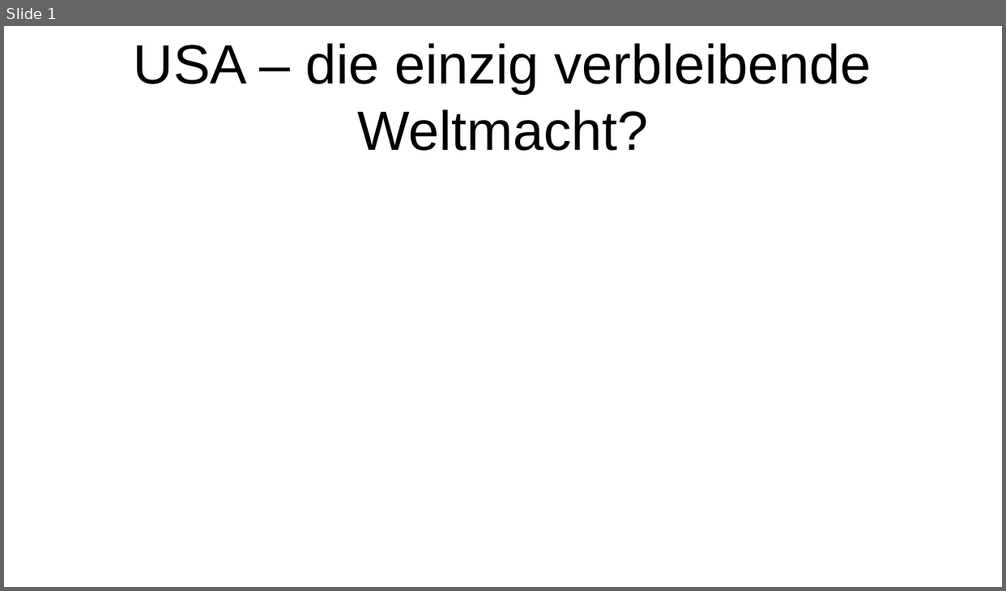
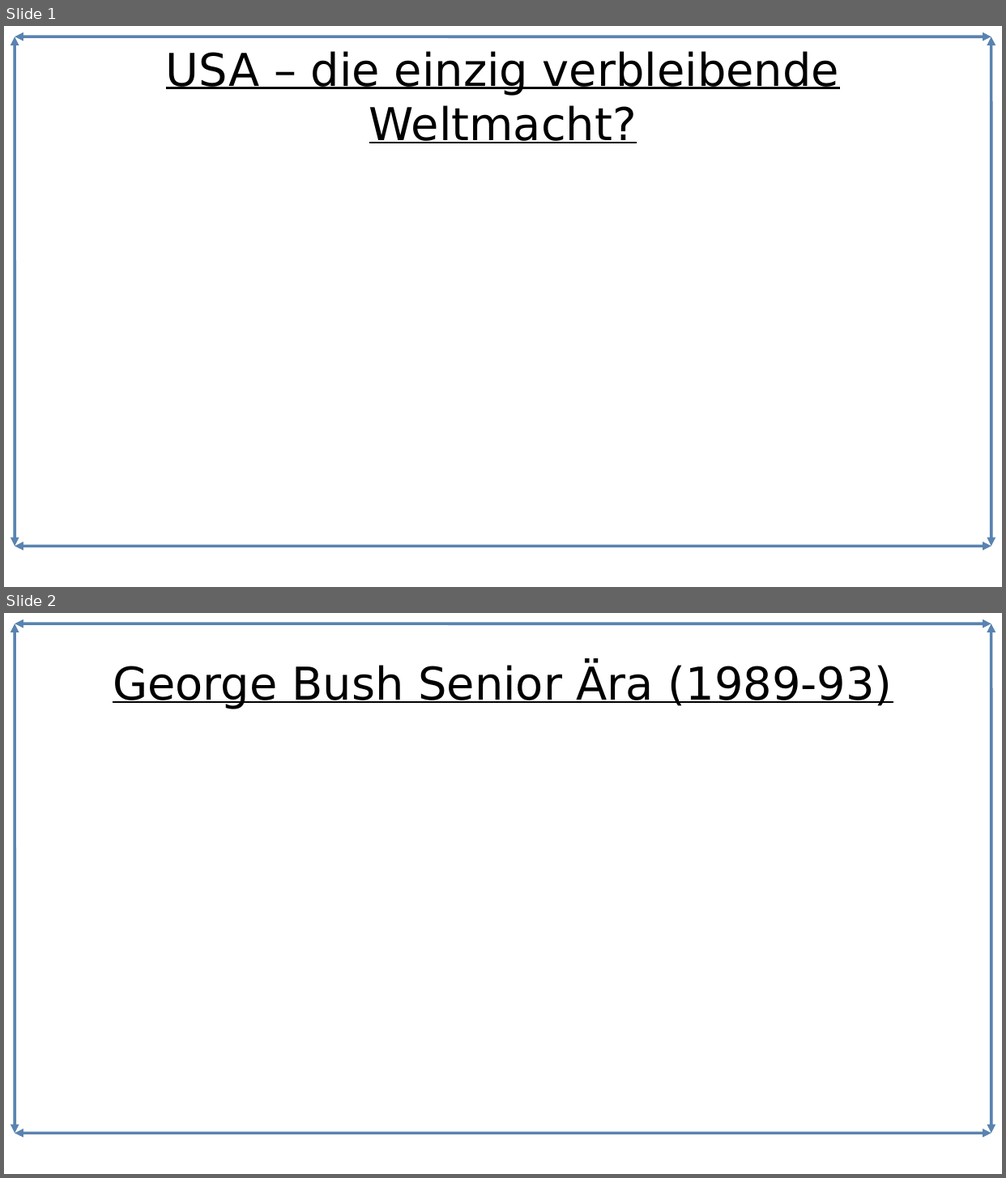
Before and after one commit to Lacrimus/Referat-Geschichte-USA-die-einzig-verbleibende-Weltmacht-, a slide deck: USA-die-einzig-verbleibende-Weltmacht.odp. Shown one above the other, each under a label of ours: slide 1 before the commit, slides 1 and 2 after it. The pictures are 1006x591 and 1006x1178 pixels, drawn with LibreOffice and Linux fonts; fonts in the diff are those of the drawing. Boxes give left, top, right and bottom in pixels: in the first picture for what was removed or moved away, otherwise in the second. Text is boxed around its words. In the diff, an @@ line names an element or a change of style, - is before the commit and + after.

```diff
--- a/USA-die-einzig-verbleibende-Weltmacht.odp
+++ b/USA-die-einzig-verbleibende-Weltmacht.odp
@@ slide 2 added at [4, 613, 1002, 1174], background #FFFFFF; not listed: 4 template elements that a slide beside it also shows @@
@@ title added at [113, 665, 893, 709], 36 pt, text #000000, underline @@
+George Bush Senior Ära (1989-93)
@@ slide 1 changed as well @@
@@ double arrow added from (15, 37) to (15, 547), #5983B0 2.3 pt @@
@@ double arrow added from (15, 37) to (992, 37), #5983B0 2.3 pt @@
@@ title "USA – die einzig verbleibende ..." at [166, 51, 839, 143]: size 44 to 36 pt, font Arial to DejaVu Sans, underline on @@
@@ double arrow added from (992, 37) to (992, 547), #5983B0 2.3 pt @@
@@ double arrow added from (992, 547) to (15, 547), #5983B0 2.3 pt @@
```
Also in this commit, not shown: 8 other slides added, 1 other file.
